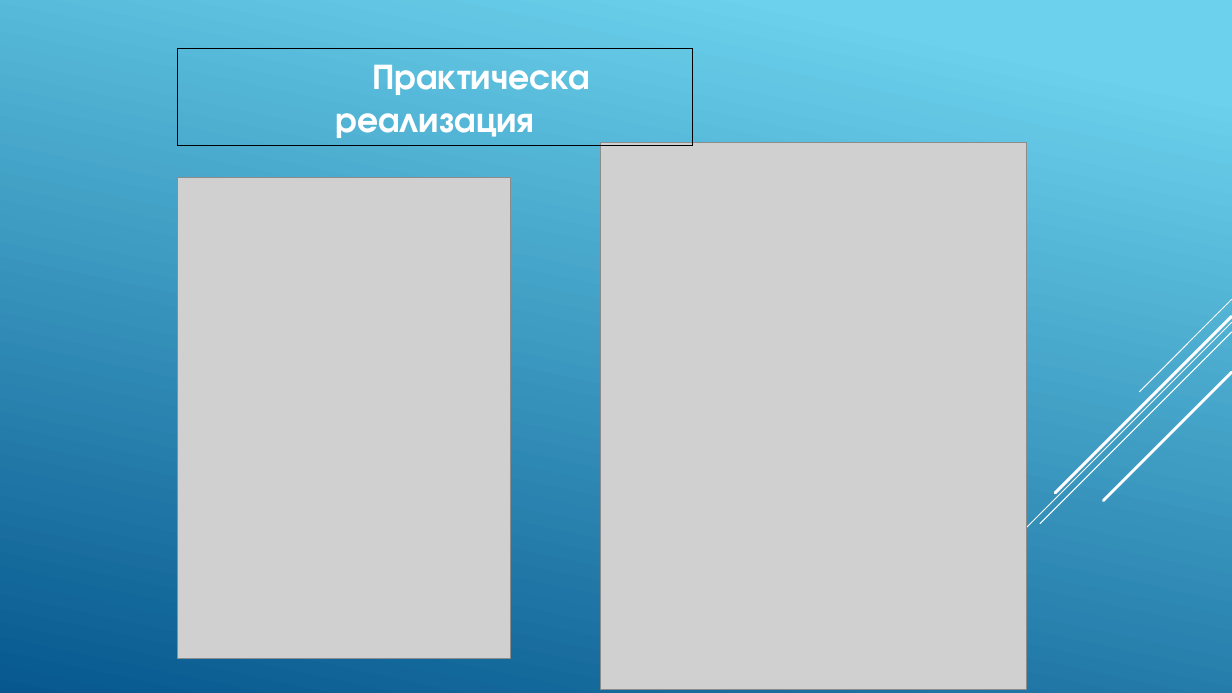
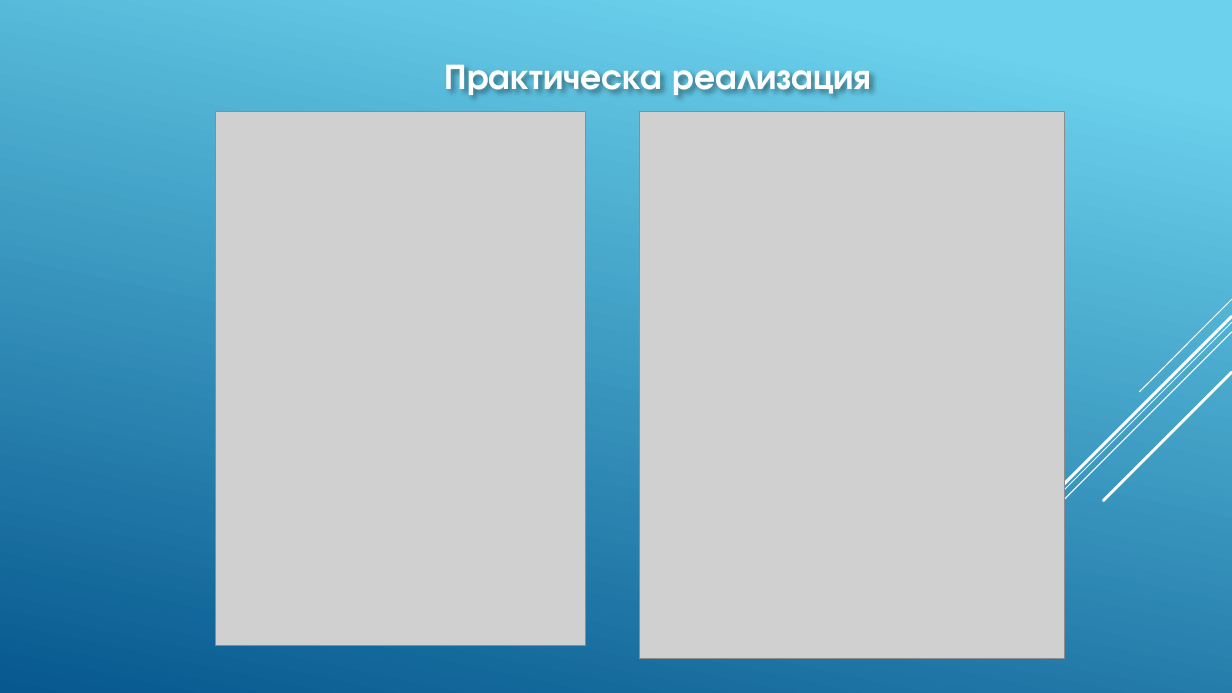
Before and after one commit to pgee-dzi2024/Theme_2501, a slide deck: slide 10 of dr/Защита.pptx. Drawn at 1232x693 pixels with LibreOffice and Linux fonts; fonts in the diff are those of the drawing; grey boxes stand for pictures. Boxes give left, top, right and bottom in pixels: in the first picture for what was removed or moved away, otherwise in the second. Text is boxed around its words. In the diff, an @@ line names an element or a change of style, - is before the commit and + after.

```diff
--- a/dr/Защита.pptx
+++ b/dr/Защита.pptx
@@ text "Практическа реализация": place and size @@
-text "Практическа реализация" at box(177, 49, 693, 145)
+text "Практическа реализация" at box(445, 64, 872, 98)
@@ text "Практическа реализация" at box(445, 64, 872, 98): outline #000000 0.75 pt to none @@
@@ picture: place and size @@
-picture at box(177, 177, 510, 659)
+picture at box(215, 112, 585, 646)
@@ picture: place and size @@
-picture at box(601, 143, 1026, 690)
+picture at box(640, 112, 1065, 659)
```
Also in this commit, not shown: 7 other slides changed, 1 slide added, 1 slide removed, 3 other files.
